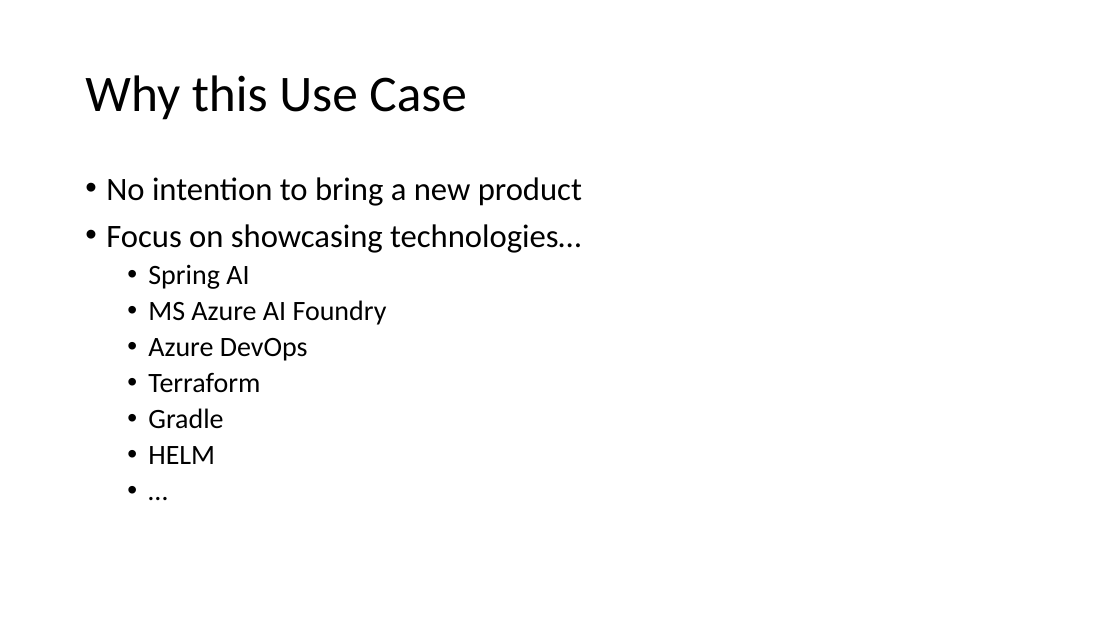
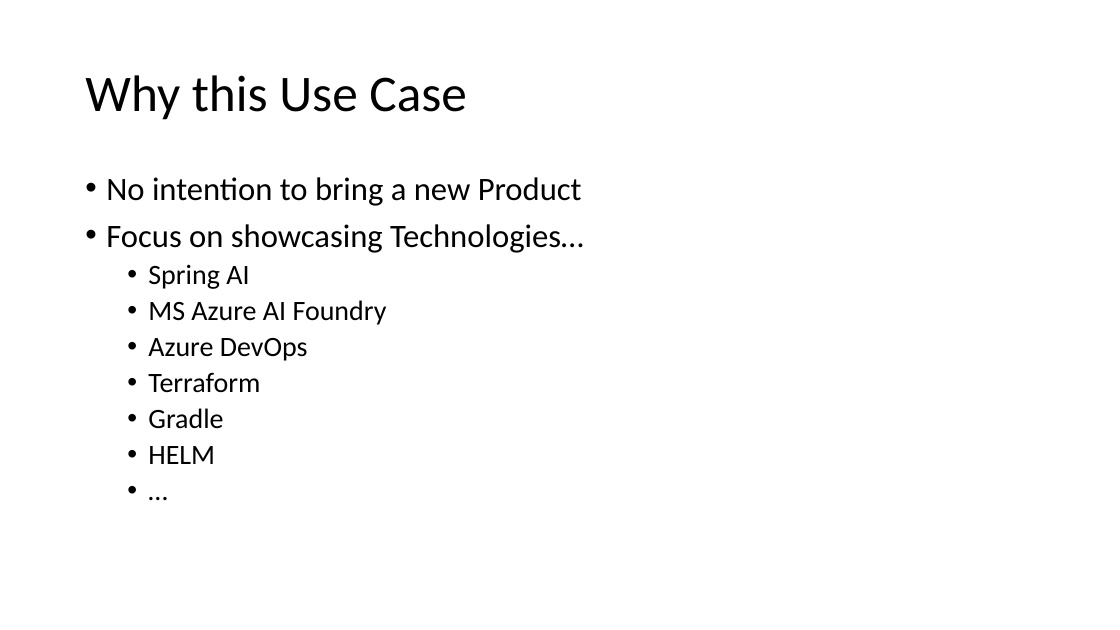
Before and after one commit to agilesolutions/agilesolutions.github.io, a slide deck: slide 6 of ppt/ai-trader.pptx. Drawn at 1120x630 pixels with LibreOffice and Linux fonts; fonts in the diff are those of the drawing. Boxes give left, top, right and bottom in pixels: in the first picture for what was removed or moved away, otherwise in the second. Text is boxed around its words. In the diff, an @@ line names an element or a change of style, - is before the commit and + after.

Commit message:
AI trader

```diff
--- a/ppt/ai-trader.pptx
+++ b/ppt/ai-trader.pptx
@@ text at (x1=106, y1=177, x2=584, y2=253): text changed @@
-• No intention to bring a new product
-• Focus on showcasing technologies…
+• No intention to bring a new Product
+• Focus on showcasing Technologies…
```
